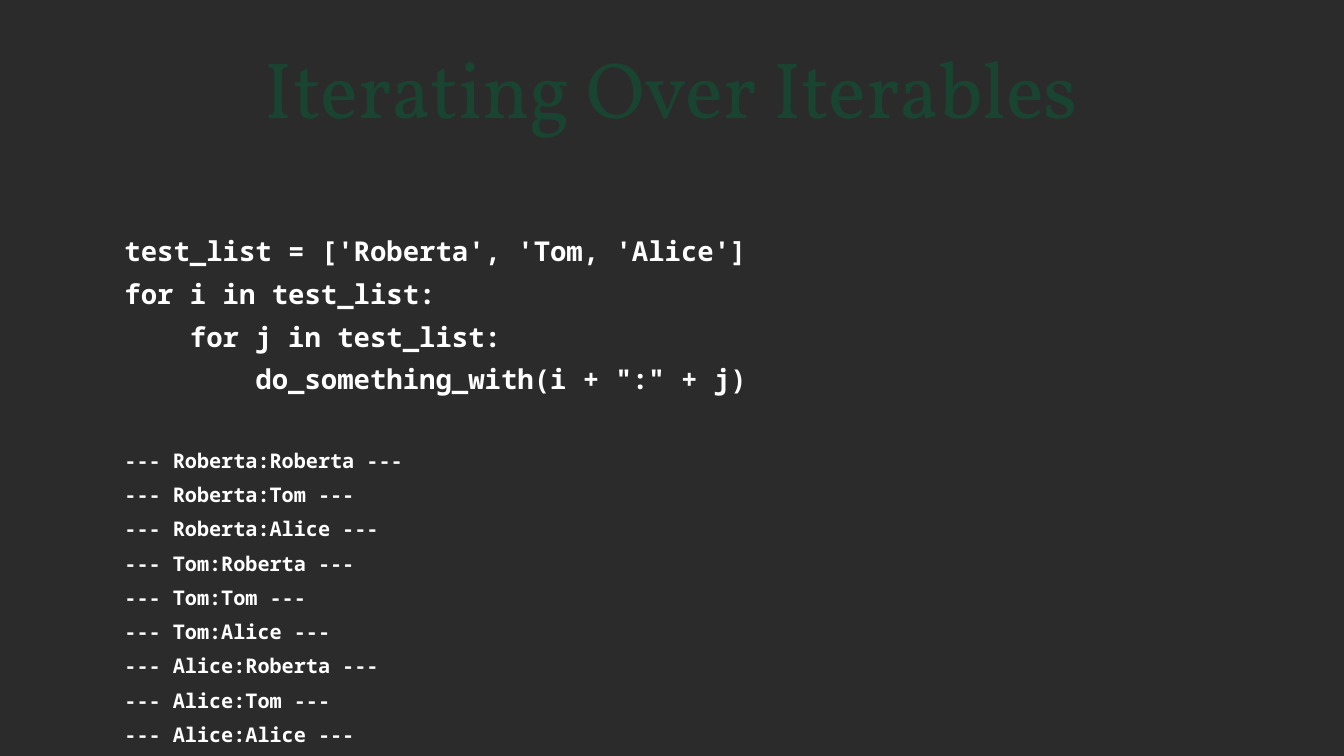
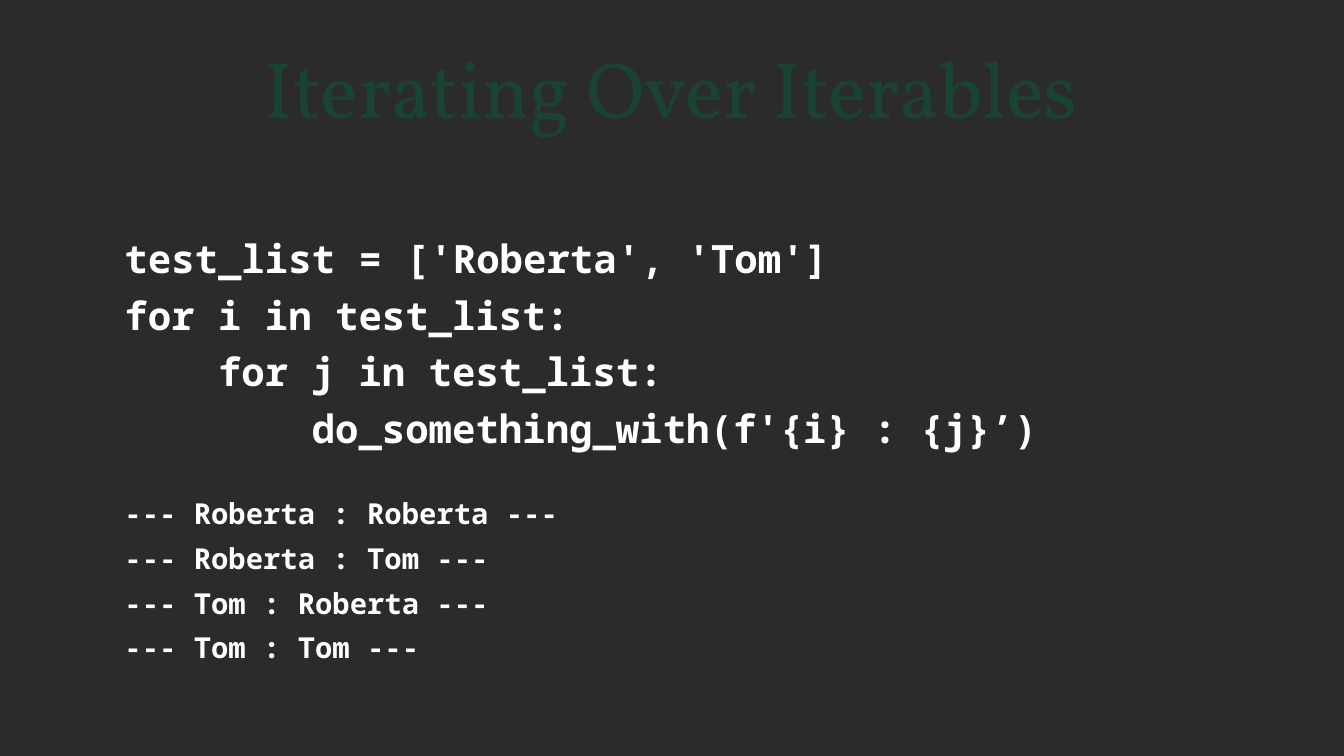
Before and after one commit to steveholden/iteration, a slide deck: slide 13 of iterables.pptx (slide 12 before the commit). Drawn at 1344x756 pixels with LibreOffice and Linux fonts; fonts in the diff are those of the drawing; background and template pictures are left out; a plain dark background stands for a picture behind light text. Boxes give left, top, right and bottom in pixels: in the first picture for what was removed or moved away, otherwise in the second. Text is boxed around its words. In the diff, an @@ line names an element or a change of style, - is before the commit and + after.

```diff
--- a/iterables.pptx
+++ b/iterables.pptx
@@ text at <box>124,242,828,281</box>: text changed; size 16.1 to 23 pt @@
-test_list = ['Roberta', 'Tom, 'Alice']
+test_list = ['Roberta', 'Tom']
@@ text at <box>124,299,663,396</box>: size 16.1 to 23 pt in "for i in test_list:", "for j in test_list:" @@
@@ text at <box>194,412,1037,659</box>: text changed; size 11.9 to 17 pt @@
-do_something_with(i + ":" + j)
---- Roberta:Roberta ---
---- Roberta:Tom ---
---- Roberta:Alice ---
---- Tom:Roberta ---
---- Tom:Tom ---
---- Tom:Alice ---
---- Alice:Roberta ---
---- Alice:Tom ---
---- Alice:Alice ---
+do_something_with(f'{i} : {j}’)
+--- Roberta : Roberta ---
+--- Roberta : Tom ---
+--- Tom : Roberta ---
+--- Tom : Tom ---
```
Also in this commit, not shown: 16 other slides changed, 4 slides added, 1 slide removed, 9 other files.
